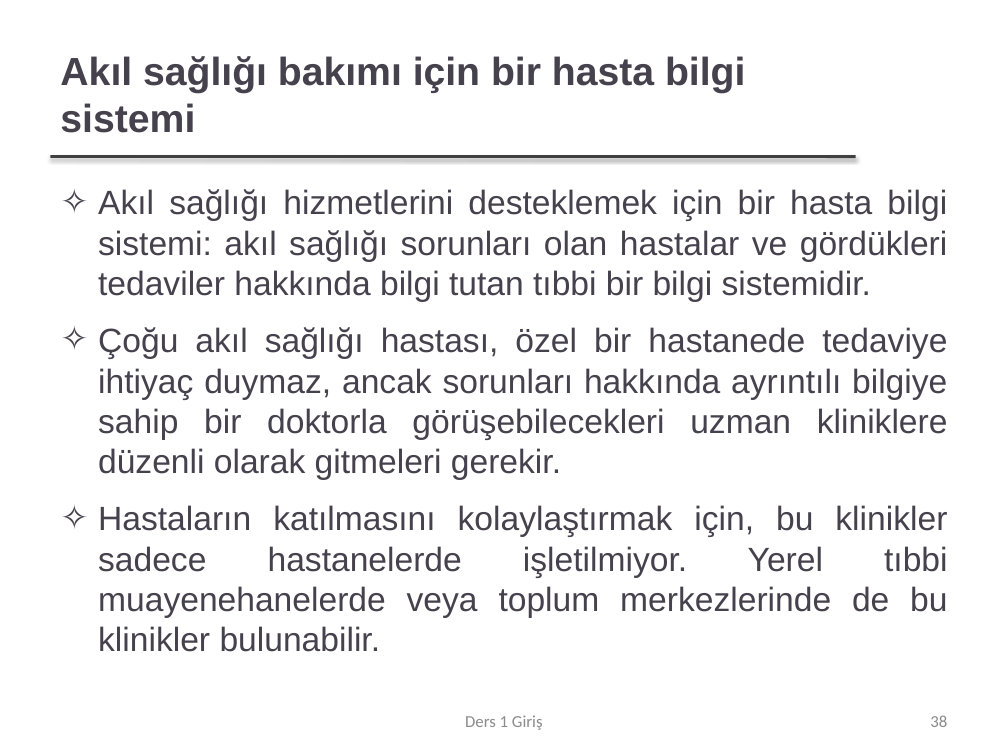
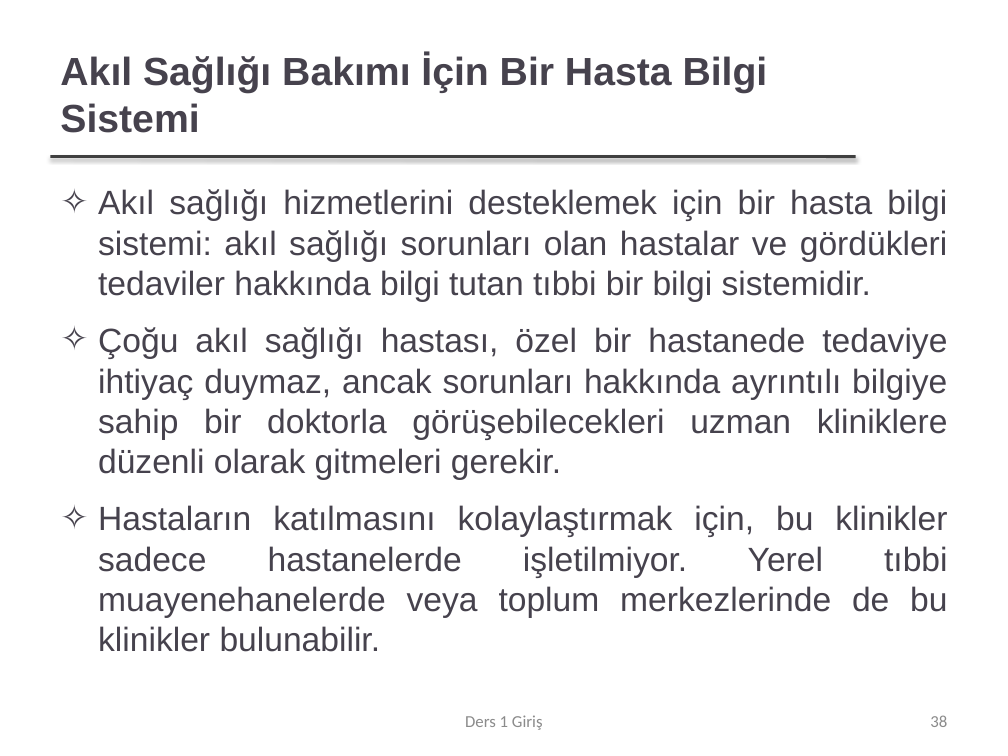
Before and after one commit to FurkanGozukara/Yazilim-Muhendisligi-IT522-2021, a slide deck: slide 38 of dersler/Ders 1 - Giriş.pptx. Drawn at 1008x756 pixels with LibreOffice and Linux fonts; fonts in the diff are those of the drawing; background and template pictures are left out. Boxes give left, top, right and bottom in pixels: in the first picture for what was removed or moved away, otherwise in the second. Text is boxed around its words. In the diff, an @@ line names an element or a change of style, - is before the commit and + after.

```diff
--- a/dersler/Ders 1 - Giriş.pptx
+++ b/dersler/Ders 1 - Giriş.pptx
@@ title at [60, 54, 768, 133]: text changed @@
-Akıl sağlığı bakımı için bir hasta bilgi sistemi
+Akıl Sağlığı Bakımı İçin Bir Hasta Bilgi Sistemi
```
Also in this commit, not shown: 42 other slides changed, 1 slide added, 1 slide removed, 1 other file.
